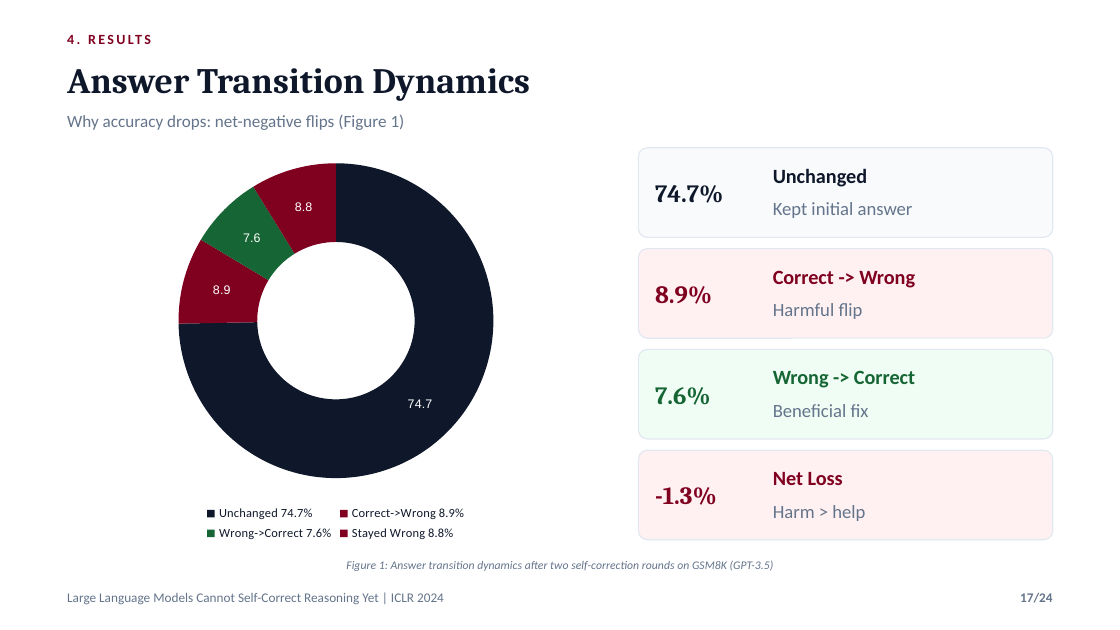
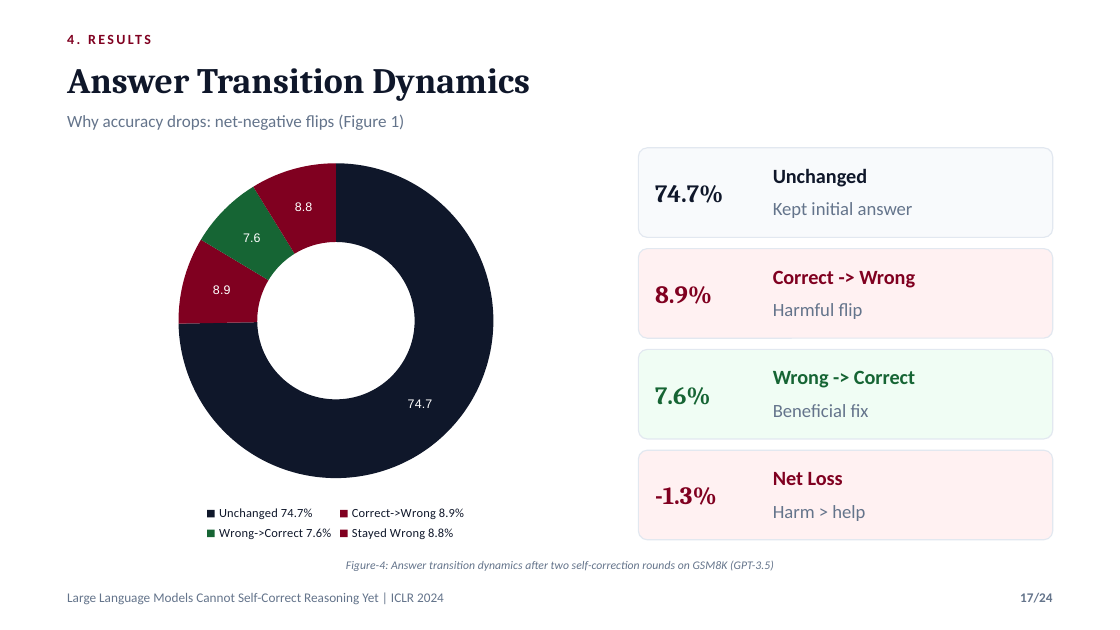
Before and after one commit to nafiskabbo/presentation, a slide deck: slide 17 of output/LLM_Self_Correction_ICLR2024_Group_Presentation-final.pptx. Drawn at 1120x630 pixels with LibreOffice and Linux fonts; fonts in the diff are those of the drawing. Boxes give left, top, right and bottom in pixels: in the first picture for what was removed or moved away, otherwise in the second. Text is boxed around its words. In the diff, an @@ line names an element or a change of style, - is before the commit and + after.

```diff
--- a/output/LLM_Self_Correction_ICLR2024_Group_Presentation-final.pptx
+++ b/output/LLM_Self_Correction_ICLR2024_Group_Presentation-final.pptx
@@ text at box(346, 561, 774, 571): text changed @@
-Figure 1: Answer transition dynamics after two self-correction rounds on GSM8K (GPT-3.5)
+Figure-4: Answer transition dynamics after two self-correction rounds on GSM8K (GPT-3.5)
```
Also in this commit, not shown: 12 other slides changed, 1 slide added, 1 slide removed, 9 other files.
